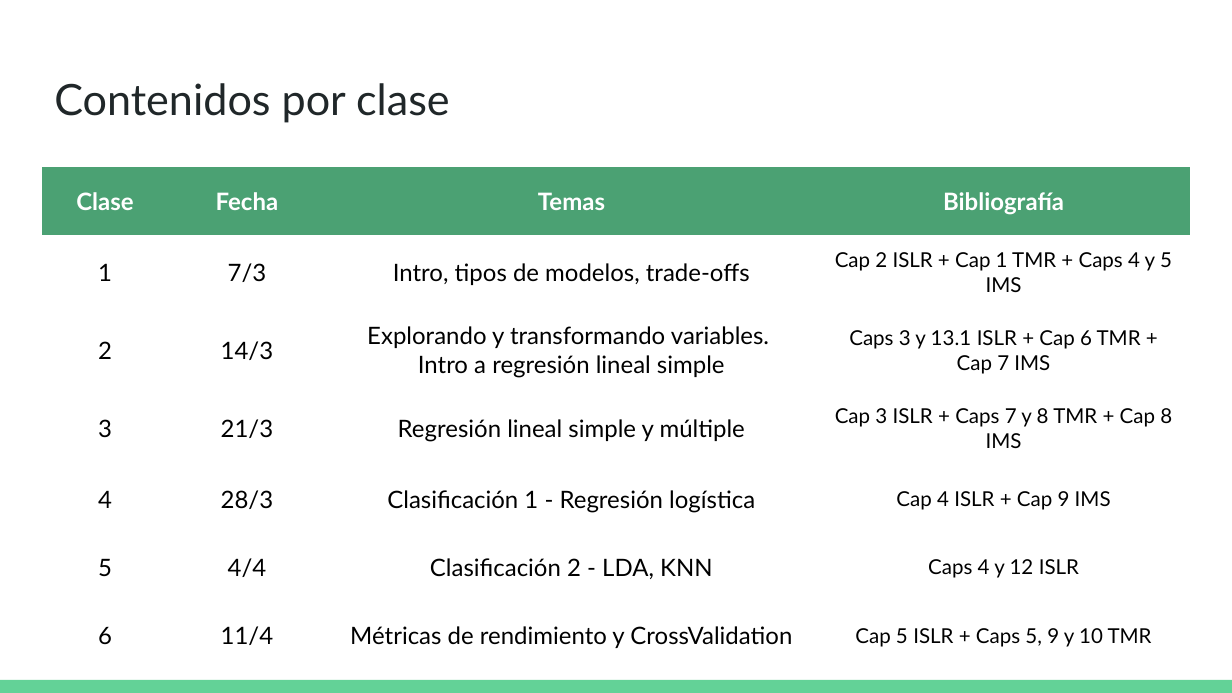
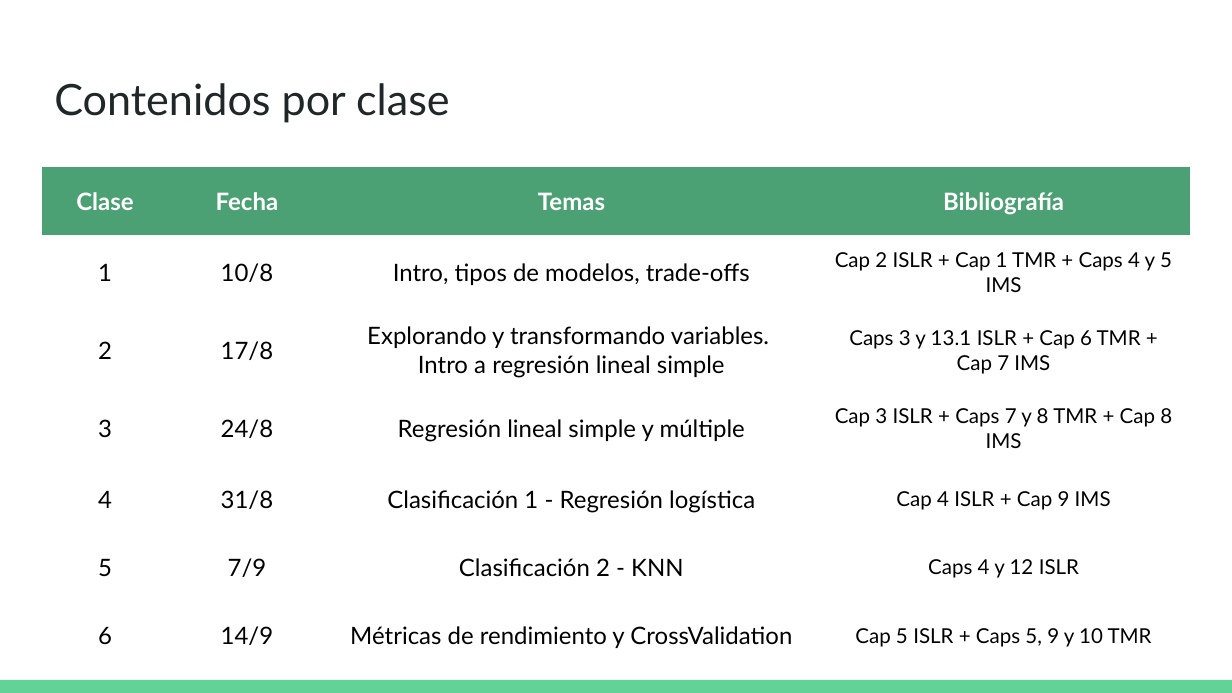
Before and after one commit to DCSCyHD/2023_modulo_3, a slide deck: slide 5 of clase1/teorica_1.pptx. Drawn at 1232x693 pixels with LibreOffice and Linux fonts; fonts in the diff are those of the drawing. Boxes give left, top, right and bottom in pixels: in the first picture for what was removed or moved away, otherwise in the second. Text is boxed around its words. In the diff, an @@ line names an element or a change of style, - is before the commit and + after.

```diff
--- a/clase1/teorica_1.pptx
+++ b/clase1/teorica_1.pptx
@@ table at (42, 166, 1189, 669) @@
-row 2, column 2: 7/3
+row 2, column 2: 10/8
-row 3, column 2: 14/3
+row 3, column 2: 17/8
-row 4, column 2: 21/3
+row 4, column 2: 24/8
-row 5, column 2: 28/3
+row 5, column 2: 31/8
-row 6, column 2: 4/4
+row 6, column 2: 7/9
-row 6, column 3: Clasificación 2 - LDA, KNN
+row 6, column 3: Clasificación 2 - KNN
-row 7, column 2: 11/4
+row 7, column 2: 14/9
```
Also in this commit, not shown: 3 other slides changed.
